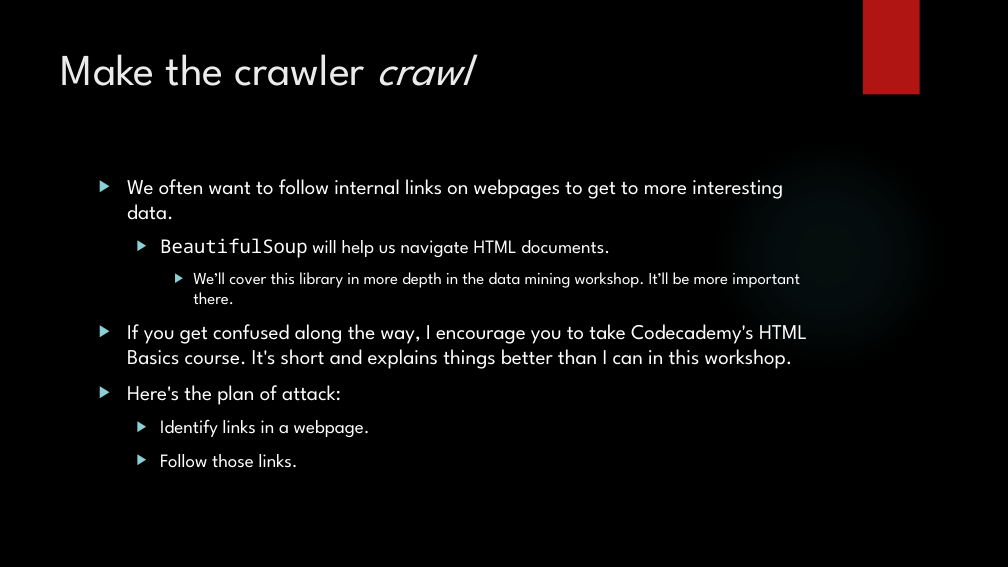
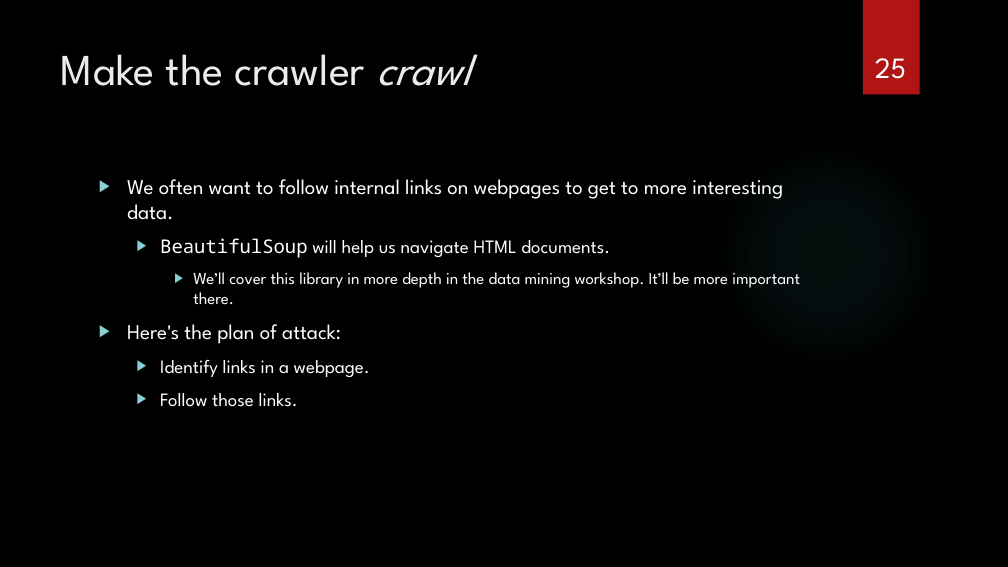
Before and after one commit to nicholas-vogt/modeling-march-madness, a slide deck: slide 25 of 1 Web Scraping.pptx (slide 22 before the commit). Drawn at 1008x567 pixels with LibreOffice and Linux fonts; fonts in the diff are those of the drawing; background and template pictures are left out. Boxes give left, top, right and bottom in pixels: in the first picture for what was removed or moved away, otherwise in the second. Text is boxed around its words. In the diff, an @@ line names an element or a change of style, - is before the commit and + after.

```diff
--- a/1 Web Scraping.pptx
+++ b/1 Web Scraping.pptx
@@ page number added at [875,58,906,79], 28 pt, text #FFFFFF @@
+25
@@ text at [127,324,807,369]: paragraph removed @@
-▶ If you get confused along the way, I encourage you to take Codecademy's HTML Basics course. It's short and explains things better than I can in this workshop.
```
Also in this commit, not shown: 34 other slides changed, 3 slides added, 1 slide removed, 3 other files.
